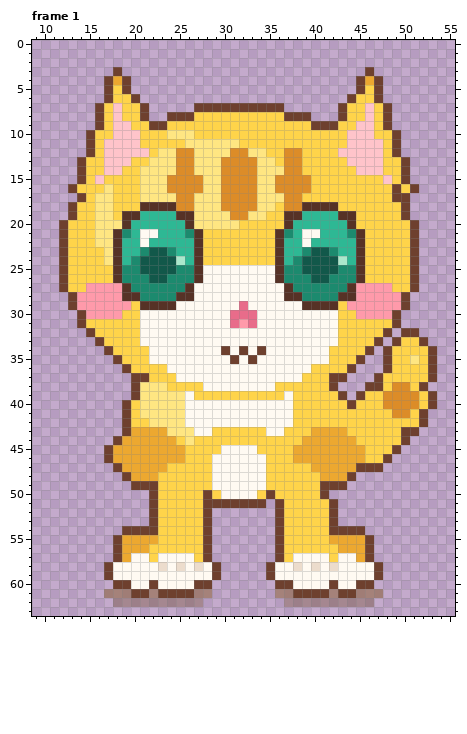
Edited in one commit: pixel-art file (assets/pixel/cat/walk_down.aseprite). This is how it looked before the edit.
64x64 pixels, 8 frames. Shown: frame 1: x 9..55, y 0..63. The commit also changed other frames, which this record leaves out.
New version:
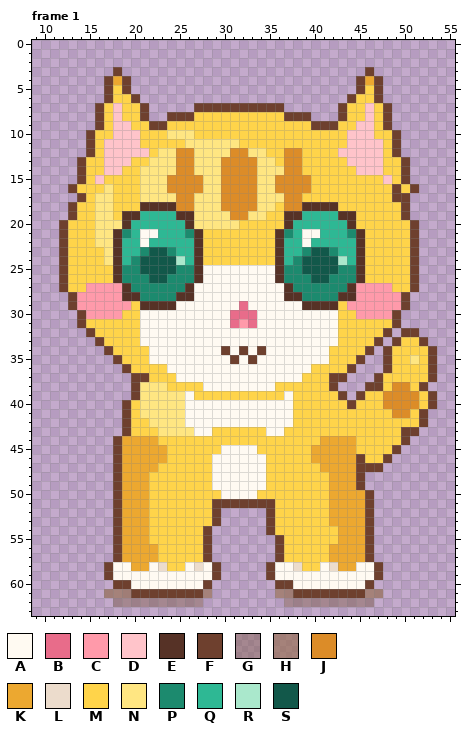
Palette (. is transparent): A #fffaf2  B #e86c8a  C #ff9aaa  D #ffc4ca  E #563226  F #6e402e  G #78563a69  H #946c4ea5  J #dc8c28  K #eca830  L #ecdccc  M #ffd44a  N #ffe682  P #1c8a6e  Q #2eb894  R #aae8cc  S #12584a
The edit:
--- frame 1, layer "pixel"
@@ x 9..55 @@
 42 ..........FMMNNNNAAAAAAAAAAAAMMMMMMMMMMMMMMF...
-43 ..........FKKKKNNNAAMMMMMMAAMMMKKKKMMMMMMFF....
-44 .........FKKKKKKMNMMMMMMMMMMMMKKKKKKMMMMMF.....
-45 ........FKKKKKKKKMMMMAAAAMMMMKKKKKKKKMMMF......
-46 ........FKKKKKKKKMMMAAAAAAMMMKKKKKKKKMMF.......
-47 .........FKKKKKMMMMMAAAAAAMMMMMKKKKKFFF........
-48 ..........FKKKMMMMMMAAAAAAMMMMMMKKKF...........
-49 ...........FFFMMMMMMAAAAAAMMMMMMFFF............
-50 .............FMMMMMFMAAAAMFMMMMMF..............
-51 .............FMMMMMFFFFFFF.FMMMMMF.............
-52 .............FMMMMMF.......FMMMMMF.............
-53 .............FMMMMMF.......FMMMMMF.............
-54 ..........FFFFMMMMMF.......FMMMMMFFFF..........
-55 .........FKKKKMMMMMF.......FMMMMMKKKKF.........
-56 .........FKKKMMMMMMF.......FMMMMMMKKKF.........
-57 .........FKAAMAAAAMF.......FMAAAAMAAKF.........
-58 ........FAAAAALALALAF.....FAALALALAAAAF........
+43 ..........FMMMNNNNAAMMMMMMAAMMMMMMMMMMMMMFF....
+44 .........FKKKKMMMMMMMMMMMMMMMMMMKKKKMMMMMF.....
+45 .........FKKKKKMMMMMMAAAAMMMMMMKKKKKMMMMF......
+46 .........FKKKKKMMMMMAAAAAAMMMMMKKKKKFMMF.......
+47 .........FKKKKMMMMMMAAAAAAMMMMMMKKKKFFF........
+48 .........FKKKMMMMMMMAAAAAAMMMMMMMKKKF..........
+49 .........FKKKMMMMMMMAAAAAAMMMMMMMKKKF..........
+50 .........FKKKMMMMMMMMAAAAMMMMMMMMKKKKF.........
+51 .........FKKKMMMMMMMFFFFFFFMMMMMMKKKKF.........
+52 .........FKKKMMMMMMMF.....FMMMMMMKKKKF.........
+53 .........FKKKMMMMMMMF.....FMMMMMMKKKKF.........
+54 .........FKKKMMMMMMF......FMMMMMMMKKKF.........
+55 .........FKKKMMMMMMF.......FMMMMMMKKKF.........
+56 .........FKKKKMMMMMF.......FMMMMMKKKKF.........
+57 .........FKKKKMMMMMF.......FMMMMMKKKKF.........
+58 ........FAAKKALMMALAF.....FAALMMALKKAAF........
 59 ........FAAAAAAAAAAAF.....FAAAAAAAAAAAF........
-60 .........FFAAFAAAAFF.......FFAAAAFAAFF.........
-61 ........HHHFFHFFFFHH.......HHFFFFHFFHHH........
+60 .........FFAAAAAAAAF.......FFAAAAAAAAF.........
+61 ........HHHFFFFFFFFH.......HHFFFFFFFFHH........
 62 .........GGGGGGGGGG.........GGGGGGGGGG.........
